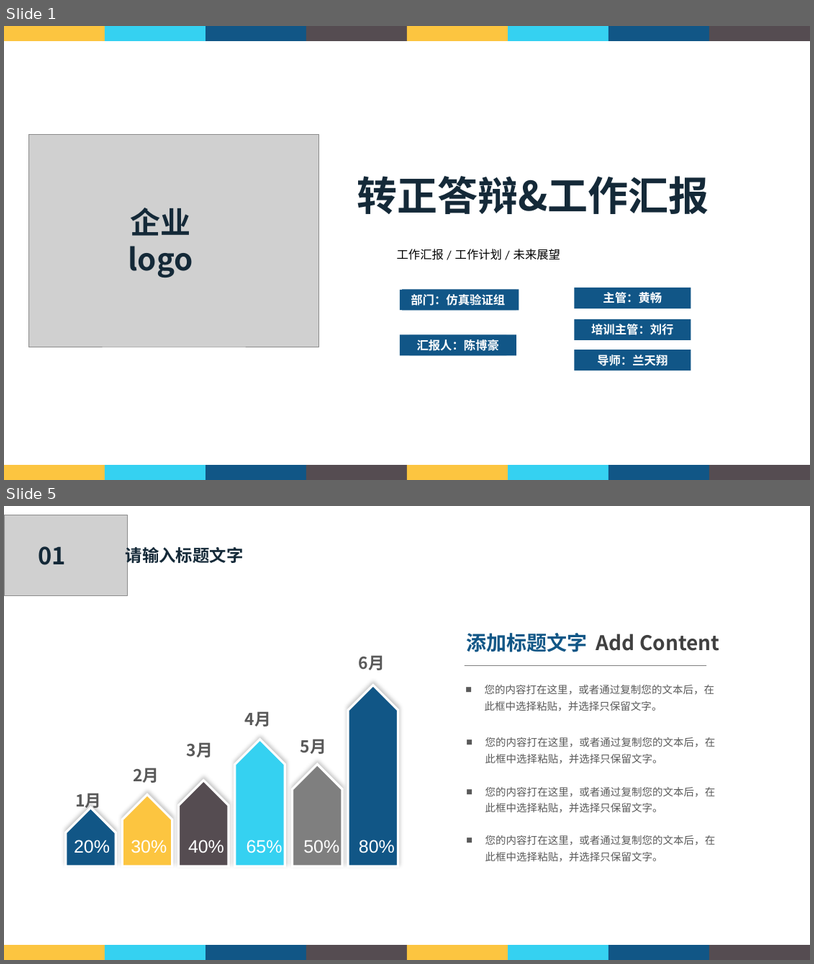
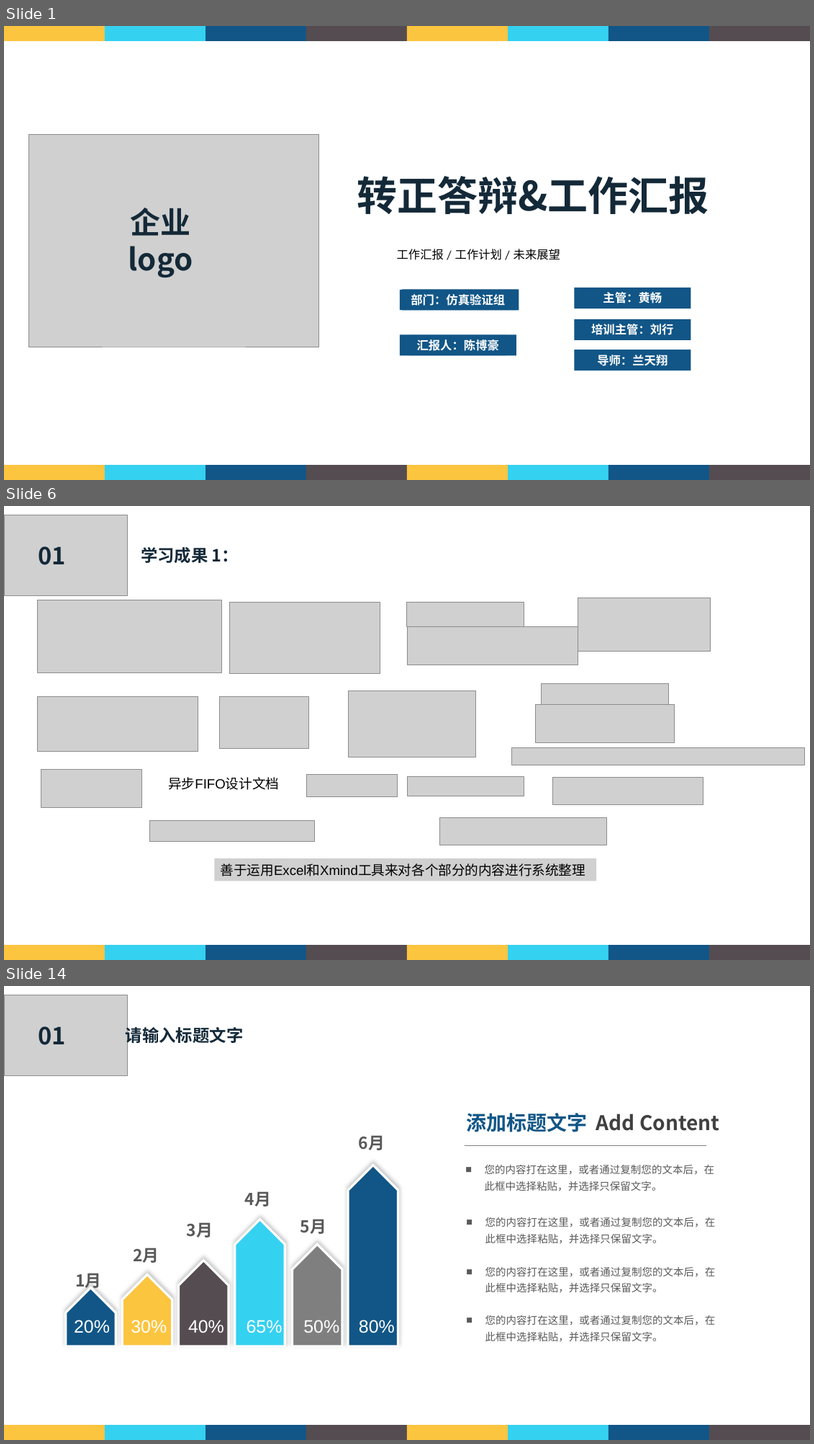
Before and after one commit to Cbh777/win_prj, a slide deck: FullhanWorkFile/转正答辩.pptx. Shown one above the other, each under a label of ours: slides 1 and 5 before the commit, slides 1, 6 and 14 after it; the slides between them are not shown. The pictures are 814x964 and 814x1444 pixels, drawn with LibreOffice and Linux fonts; fonts in the diff are those of the drawing; grey boxes stand for pictures; background and template pictures are left out. Boxes give left, top, right and bottom in pixels: in the first picture for what was removed or moved away, otherwise in the second. Text is boxed around its words. In the diff, an @@ line names an element or a change of style, - is before the commit and + after.

```diff
--- a/FullhanWorkFile/转正答辩.pptx
+++ b/FullhanWorkFile/转正答辩.pptx
@@ slide 6 added at box(4, 506, 810, 960), background picture (left out) @@
@@ picture added at box(4, 515, 127, 595) @@
@@ text added at box(38, 546, 65, 565), 28 pt, text #142938, bold @@
+01
@@ text added at box(141, 547, 239, 563), 20 pt, text #142938, bold @@
+学习成果 1：
@@ picture added at box(37, 600, 222, 672) @@
@@ picture added at box(230, 602, 381, 673) @@
@@ picture added at box(407, 602, 525, 626) @@
@@ picture added at box(579, 598, 711, 651) @@
@@ picture added at box(407, 626, 579, 664) @@
@@ picture added at box(37, 697, 198, 751) @@
@@ picture added at box(220, 697, 309, 748) @@
@@ picture added at box(349, 690, 476, 757) @@
@@ picture added at box(541, 683, 669, 713) @@
@@ picture added at box(536, 705, 675, 743) @@
@@ picture added at box(512, 747, 805, 765) @@
@@ picture added at box(41, 769, 142, 807) @@
@@ text added at box(168, 777, 279, 790), 16 pt, text #000000 @@
+异步FIFO设计文档
@@ picture added at box(306, 775, 397, 797) @@
@@ picture added at box(408, 777, 525, 796) @@
@@ picture added at box(553, 777, 704, 804) @@
@@ picture added at box(149, 821, 314, 841) @@
@@ picture added at box(440, 818, 607, 845) @@
@@ picture added at box(214, 858, 597, 880), 16 pt, text #000000 @@
+善于运用Excel和Xmind工具来对各个部分的内容进行系统整理
@@ group added at box(4, 944, 810, 960): 8 rectangles @@
@@ what was slide 5 is now slide 14 @@
```
Also in this commit, not shown: 9 slides changed, 8 other slides added, 4 slides removed.
